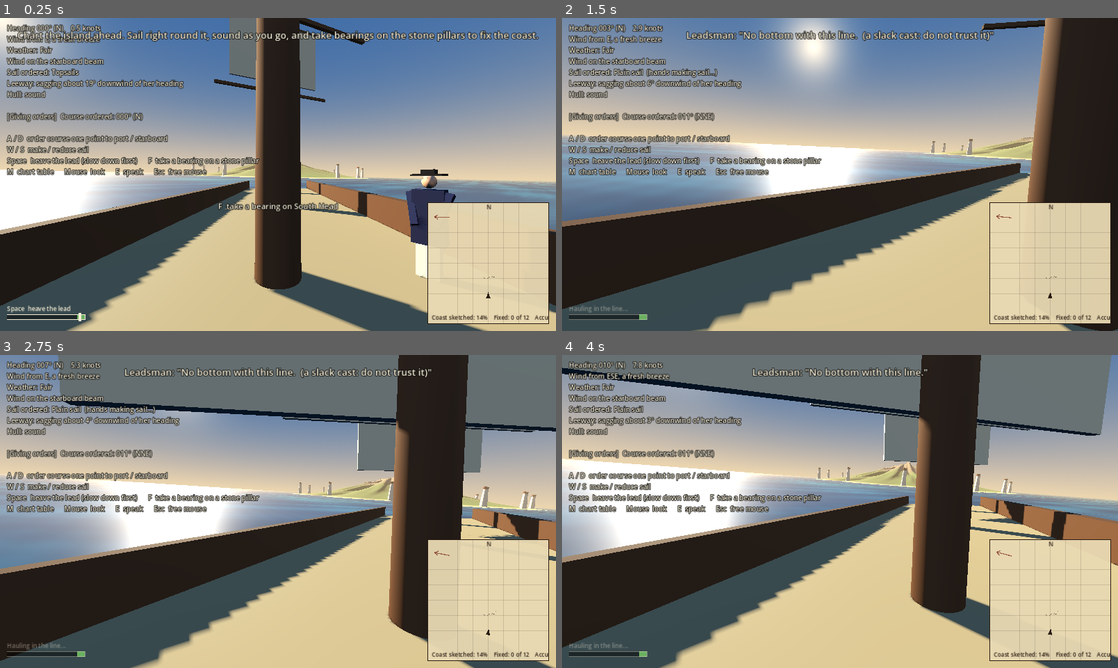
Above: before the commit, frames 1-4 (two rows, left to right).
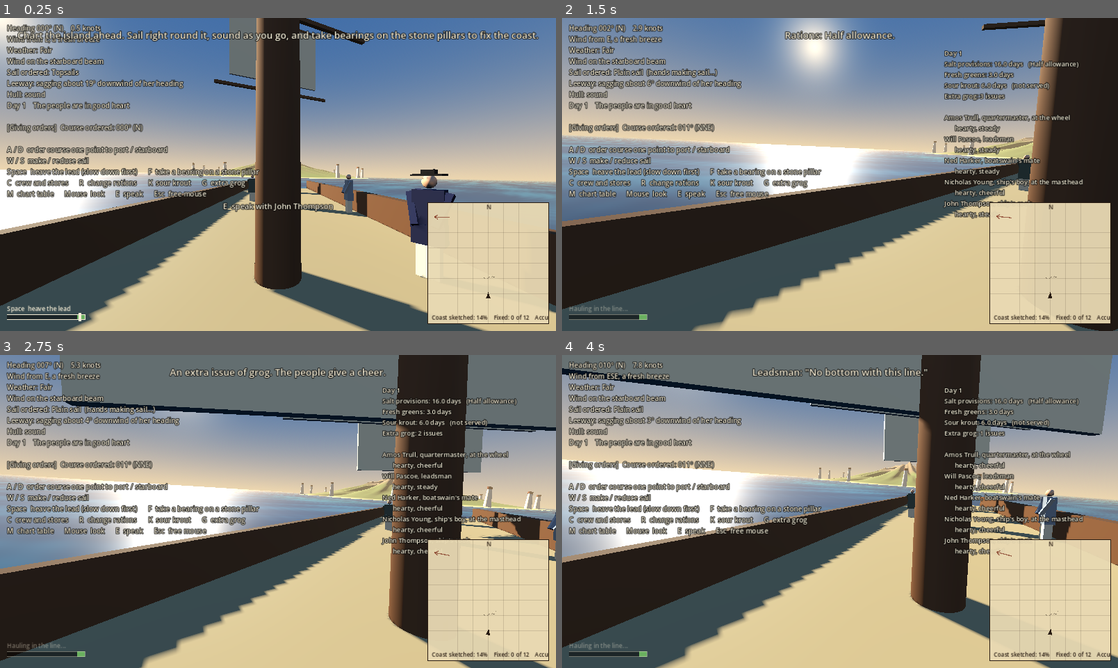
Above: after the commit, the same moments.

Repository: perkinscole/captain_cook
Game: Godot game, scene res://main.tscn
The game is run twice, just before and just after one commit, with the same random seed, the same clock (stepped at 60 frames per second) and the same inputs.
Inputs (mouse positions are in pixels of both pictures, inside the frame that each line leads up to):
- Up to frame 1 (0.25 s): no input
- Up to frame 2 (1.5 s): tap Enter at 0.5 s; move the mouse to (962, 158) at 0.52 s; hold D 0.53-1.28 s; tap C at 0.6 s; click (962, 158) at 0.67 s; tap Space at 0.77, 1.07 s; tap R at 0.8, 1.35 s; move the mouse to (812, 174) at 1.27 s; hold W from 1.28 s (still down)
- Up to frame 3 (2.75 s): keep holding W; tap Space at 1.52, 1.82 s; tap K at 1.55, 2.1 s; move the mouse to (289, 505) at 2.02 s; tap G at 2.3 s
- Up to frame 4 (4 s): keep holding W; move the mouse to (834, 517) at 2.77 s; tap G at 2.85 s; tap Space at 3.02, 3.32, 3.77 s; tap E at 3.05, 3.6 s; move the mouse to (878, 514) at 3.52 s; tap F at 3.8 s

The runs differ from the first frame. In frame 1, 5.5% of the frame differs, in the area x 1-66%, y 26-63%; in frame 2, 10%, in the area x 1-100%, y 0-100%; in frame 3, 10%; in frame 4, 9.2%.

Commit message:
Add crew and supplies: named hands, days, rations and scurvy
Five named hands stand on deck with health and morale that set how well
sails, helm, lead and lookout are worked. Days pass, greens run out,
sour krout and rations are orders, and each hand can be spoken to for a
read on the lower deck.

Co-Authored-By: Claude Fable 5.2 <noreply@anthropic.com>
Claude-Session: https://claude.ai/code/session_01G38nkShD9pJZjTbbVyrU2i

Diff:
--- /dev/null
+++ b/scripts/crew.gd
@@ -0,0 +1,119 @@
+class_name Crew
+extends Node
+## The named hands, and how their health and spirits change day by day.
+## Other systems ask efficiency(role) to learn how well a job is being done.
+##
+## Young and Thompson were real members of Endeavour's company. Trull, Pascoe
+## and Harker are invented, because the lower deck is thinly recorded.
+
+signal news(text: String)
+
+const RATION_MORALE: Array[float] = [0.0, -6.0, -12.0]  ## morale per day
+const SICK_BELOW := 45.0
+const WELL_ABOVE := 55.0
+
+var supplies: Supplies
+var hands: Array[Hand] = []
+
+
+func _ready() -> void:
+	_add("Amos Trull", "quartermaster, at the wheel", "helm", 1.2, 72.0)
+	_add("Will Pascoe", "leadsman", "lead", 1.0, 58.0)
+	_add("Ned Harker", "boatswain's mate", "sails", 0.8, 70.0)
+	_add("Nicholas Young", "ship's boy, at the masthead", "lookout", 0.9, 82.0)
+	_add("John Thompson", "ship's cook", "cook", 1.1, 68.0)
+
+
+func hand_for(role: String) -> Hand:
+	for h in hands:
+		if h.role == role:
+			return h
+	return null
+
+
+## How well a job is being done, from about 0.45 (a sick man's stand-in)
+## to 1.0 (a fit hand in good heart).
+func efficiency(role: String) -> float:
+	var h := hand_for(role)
+	if h == null:
+		return 1.0
+	if h.sick:
+		return 0.45
+	return lerpf(0.55, 1.0, h.morale / 100.0) * (0.7 + 0.3 * h.health / 100.0)
+
+
+func average_morale() -> float:
+	var total := 0.0
+	for h in hands:
+		total += h.morale
+	return total / maxf(hands.size(), 1.0)
+
+
+func sick_count() -> int:
+	var n := 0
+	for h in hands:
+		if h.sick:
+			n += 1
+	return n
+
+
+## Something happened that the whole crew feels.
+func cheer(amount: float) -> void:
+	for h in hands:
+		h.morale = clampf(h.morale + amount, 0.0, 100.0)
+
+
+## The officer stopped to speak with a hand. It counts once a day.
+func noticed(h: Hand) -> void:
+	if h.last_talked_day != supplies.day():
+		h.last_talked_day = supplies.day()
+		h.morale = clampf(h.morale + 4.0, 0.0, 100.0)
+
+
+func _process(delta: float) -> void:
+	var step := delta / Supplies.DAY_SECONDS
+	var cook_hand := hand_for("cook")
+	var good_cooking := cook_hand != null and not cook_hand.sick and not supplies.is_starving()
+
+	for h in hands:
+		if supplies.is_starving():
+			h.health -= 10.0 * step
+			h.morale -= 15.0 * step
+		if supplies.has_fresh_food():
+			h.health += 6.0 * step
+		elif supplies.days_without_fresh > 1.0:
+			h.health -= 9.0 * h.frailty * step
+
+		h.morale += RATION_MORALE[supplies.rations] * step
+		if supplies.serving_krout and supplies.greens <= 0.0 and supplies.krout > 0.0:
+			h.morale -= 2.0 * step  # nobody likes it at first
+		if good_cooking and h.morale < 70.0:
+			h.morale += 5.0 * step
+
+		h.health = clampf(h.health, 5.0, 100.0)
+		h.morale = clampf(h.morale, 0.0, 100.0)
+
+		if not h.sick and h.health < SICK_BELOW:
+			h.sick = true
+			news.emit("%s is down with scurvy and cannot stand his watch." % h.full_name)
+		elif h.sick and h.health > WELL_ABOVE:
+			h.sick = false
+			news.emit("%s is on his feet again." % h.full_name)
+
+
+func report() -> String:
+	var lines := PackedStringArray()
+	for h in hands:
+		lines.append("%s, %s" % [h.full_name, h.title])
+		lines.append("      %s, %s" % [h.health_word(), h.morale_word()])
+	return "\n".join(lines)
+
+
+func _add(full_name: String, title: String, role: String, frailty: float, morale: float) -> void:
+	var h := Hand.new()
+	h.full_name = full_name
+	h.title = title
+	h.role = role
+	h.frailty = frailty
+	h.morale = morale
+	hands.append(h)
--- a/scripts/figure.gd
+++ b/scripts/figure.gd
@@ -30,6 +30,12 @@
 }
 const EYE_HEIGHT := 1.62
 
+## Set these before adding the figure to the scene.
+var coat_color := Color(0.09, 0.12, 0.25)
+var legs_color := Color(0.85, 0.82, 0.72)
+var wears_hat: bool = true
+var idle_facing: float = 0.0  ## yaw (radians) when nobody is speaking to them
+
 var facing: float = 0.0  ## yaw (radians) the figure turns toward
 
 var _sway: Node3D
@@ -40,8 +46,8 @@
 
 
 func _ready() -> void:
-	var coat := _material(Color(0.09, 0.12, 0.25))
-	var breeches := _material(Color(0.85, 0.82, 0.72))
+	var coat := _material(coat_color)
+	var breeches := _material(legs_color)
 	var skin := _material(Color(0.80, 0.62, 0.50))
 	var black := _material(Color(0.05, 0.05, 0.06))
 	var paper := _material(Color(0.91, 0.85, 0.70))
@@ -63,8 +69,9 @@
 	face.material_override = skin
 	face.position = Vector3(0.0, 0.12, 0.0)
 	head.add_child(face)
-	_box(head, Vector3(0.44, 0.03, 0.40), Vector3(0.0, 0.23, 0.0), black)   # hat brim
-	_box(head, Vector3(0.20, 0.09, 0.20), Vector3(0.0, 0.28, 0.0), black)   # hat crown
+	if wears_hat:
+		_box(head, Vector3(0.44, 0.03, 0.40), Vector3(0.0, 0.23, 0.0), black)   # hat brim
+		_box(head, Vector3(0.20, 0.09, 0.20), Vector3(0.0, 0.28, 0.0), black)   # hat crown
 
 	var arm_l := _joint(torso, "arm_l", Vector3(-0.29, 0.58, 0.0))
 	_box(arm_l, Vector3(0.11, 0.6, 0.11), Vector3(0.0, -0.3, 0.0), coat)
@@ -73,6 +80,7 @@
 
 	_chart = _box(arm_l, Vector3(0.36, 0.015, 0.28), Vector3(0.12, -0.62, -0.06), paper)
 	set_pose("at_ease", 0.0)
+	facing = idle_facing
 	rotation.y = facing
 
 
--- /dev/null
+++ b/scripts/hand.gd
@@ -0,0 +1,32 @@
+class_name Hand
+extends RefCounted
+## One named member of the ship's company.
+
+var full_name: String = ""
+var title: String = ""       ## e.g. "quartermaster"
+var role: String = ""        ## the job they do for the ship: "helm", "lead", ...
+var health: float = 95.0     ## 0..100
+var morale: float = 70.0     ## 0..100
+var frailty: float = 1.0     ## how hard scurvy hits them
+var sick: bool = false       ## too ill to stand their watch
+var last_talked_day: int = 0
+
+
+func health_word() -> String:
+	if sick:
+		return "sick, off duty"
+	if health >= 80.0:
+		return "hearty"
+	if health >= 60.0:
+		return "well enough"
+	return "poorly"
+
+
+func morale_word() -> String:
+	if morale >= 75.0:
+		return "cheerful"
+	if morale >= 50.0:
+		return "steady"
+	if morale >= 30.0:
+		return "grumbling"
+	return "sullen"
--- a/scripts/lead_line.gd
+++ b/scripts/lead_line.gd
@@ -28,6 +28,7 @@
 ## fathoms is -1 for "no bottom".
 var soundings: Array[Dictionary] = []
 var swing: float = 0.0   ## -1 (aft) .. +1 (forward). Release near +1.
+var skill: float = 1.0   ## how good the leadsman is today, 0..1
 var busy: float = 0.0    ## seconds until the lead can be hove again
 
 var _time: float = 0.0
@@ -58,12 +59,12 @@
 	var good := swing > 0.8
 	var remark := ""
 	if good:
-		measured += _rng.randf_range(-0.3, 0.3)
+		measured += _rng.randf_range(-0.3, 0.3) / skill
 	elif swing > 0.3:
-		measured += _rng.randf_range(-1.0, 1.0) * (1.0 + 0.15 * true_depth)
+		measured += _rng.randf_range(-1.0, 1.0) * (1.0 + 0.15 * true_depth) / skill
 		remark = "  (a fair cast)"
 	else:
-		measured += _rng.randf_range(-1.0, 1.0) * (2.0 + 0.4 * true_depth)
+		measured += _rng.randf_range(-1.0, 1.0) * (2.0 + 0.4 * true_depth) / skill
 		remark = "  (a slack cast: do not trust it)"
 
 	var fathoms := roundi(maxf(measured, 0.0) / FATHOM)
--- a/scripts/main.gd
+++ b/scripts/main.gd
@@ -2,8 +2,8 @@
 ## Chart one island, then show the chart to Captain Cook.
 ## Builds the whole scene in code and wires the separate systems together:
 ## Weather -> Wind -> Ship <- ControlMode, Ship + Island -> Charting -> ChartView,
-## Seabed -> LeadLine for soundings, and Dialogue -> DialogueBox + Figure
-## for the story scene.
+## Seabed -> LeadLine for soundings, Supplies -> Crew -> how well each job is
+## done, and Dialogue -> DialogueBox + Figure for talk.
 
 const OCEAN_SHADER := preload("res://shaders/ocean.gdshader")
 const START_POSITION := Vector3(0.0, 0.0, 700.0)
@@ -22,16 +22,20 @@
 var island: Island
 var seabed: Seabed
 var lead: LeadLine
+var supplies: Supplies
+var crew: Crew
 var charting: Charting
 var chart_view: ChartView
 var camera: DeckCamera
 
-var control: ControlMode
+var control: OrdersMode
 var story := StoryState.new()
 var dialogue: Dialogue
 var dialogue_box: DialogueBox
 var cook: Figure
 var cook_in_view: bool = false
+var hand_in_view: Hand = null
+var crew_panel_open: bool = false
 var landmark_in_view: int = -1
 var groundings: int = 0
 var chart_large: bool = false
@@ -49,6 +53,10 @@
 var _lead_gauge: LeadGauge
 var _last_safe := Vector2.ZERO
 var _lookout_quiet: float = 0.0
+var _aground_lately: float = 0.0
+var _speaker: Figure
+var _hand_figures: Dictionary = {}  # Hand -> Figure
+var _crew_label: Label
 
 
 func _ready() -> void:
@@ -115,8 +123,21 @@
 
 	cook = Figure.new()
 	cook.position = COOK_POSITION
-	cook.facing = COOK_IDLE_FACING
+	cook.idle_facing = COOK_IDLE_FACING
 	ship.add_child(cook)
+
+	supplies = Supplies.new()
+	add_child(supplies)
+	supplies.news.connect(_on_news)
+	crew = Crew.new()
+	crew.supplies = supplies
+	add_child(crew)
+	crew.news.connect(_on_news)
+	_place_hand("helm", Vector3(0.0, 3.15, 13.6), 0.0, Color(0.30, 0.22, 0.16))
+	_place_hand("lead", Vector3(3.3, 3.15, 2.0), -PI * 0.5, Color(0.45, 0.50, 0.55))
+	_place_hand("sails", Vector3(-1.7, 3.15, -2.0), PI, Color(0.20, 0.30, 0.28))
+	_place_hand("cook", Vector3(1.6, 3.15, -8.5), PI, Color(0.70, 0.66, 0.58))
+	_place_hand("lookout", Vector3(0.0, 21.0, 0.7), 0.0, Color(0.55, 0.30, 0.22))
 
 	dialogue = Dialogue.new()
 	dialogue.story = story
@@ -134,6 +155,10 @@
 		control.steer(ship, delta)
 	ship.sea_state = weather.sea_state
 	charting.visibility = weather.visibility
+	ship.sail_handling = crew.efficiency("sails")
+	control.helm_skill = crew.efficiency("helm")
+	lead.skill = crew.efficiency("lead")
+	_aground_lately = maxf(0.0, _aground_lately - delta)
 
 	var here := Vector2(ship.position.x, ship.position.z)
 	var depth := seabed.depth_at(here)
@@ -144,8 +169,9 @@
 
 	# In clear weather the masthead lookout can see pale water ahead.
 	_lookout_quiet -= delta
-	if _lookout_quiet <= 0.0 and weather.visibility > 0.7 and ship.speed > 0.5:
-		var ahead := here + Compass.to_vector(ship.heading_deg) * 110.0
+	var sharp := crew.efficiency("lookout")  # a sick or miserable lookout sees less far
+	if _lookout_quiet <= 0.0 and weather.visibility > 0.7 and ship.speed > 0.5 and sharp > 0.5:
+		var ahead := here + Compass.to_vector(ship.heading_deg) * 120.0 * sharp
 		if seabed.depth_at(ahead) < Seabed.SHIP_DRAUGHT + 1.0:
 			_lookout_quiet = 10.0
 			_say("Masthead: \"Pale water dead ahead!\"", 5.0)
@@ -157,13 +183,17 @@
 
 	var to_cook := (ship.to_global(cook.eye_position()) - camera.global_position).normalized()
 	cook_in_view = to_cook.dot(-camera.global_transform.basis.z) > 0.93
-	if dialogue.active:
-		camera.ease_toward(cook.eye_position(), 1.0 - exp(-3.0 * delta))
+	hand_in_view = null if cook_in_view else _find_hand_in_view()
+	if dialogue.active and _speaker != null:
+		camera.ease_toward(_speaker.eye_position(), 1.0 - exp(-3.0 * delta))
 	_hud.visible = not dialogue.active
-	landmark_in_view = -1 if cook_in_view else _find_landmark_in_view()
-	_prompt_label.visible = not dialogue.active and (cook_in_view or landmark_in_view >= 0)
+	var someone := cook_in_view or hand_in_view != null
+	landmark_in_view = -1 if someone else _find_landmark_in_view()
+	_prompt_label.visible = not dialogue.active and (someone or landmark_in_view >= 0)
 	if cook_in_view:
 		_prompt_label.text = "E  speak with Captain Cook"
+	elif hand_in_view != null:
+		_prompt_label.text = "E  speak with %s" % hand_in_view.full_name
 	elif landmark_in_view >= 0:
 		_prompt_label.text = "F  take a bearing on %s" % island.landmark_name(landmark_in_view)
 	_lead_gauge.visible = not dialogue.active
@@ -179,12 +209,14 @@
 		_sail_line(),
 		_warning_line(),
 		"Hull: %s" % ("sound" if groundings == 0 else "strained (aground %d times)" % groundings),
+		_crew_line(),
 		"",
 		"[%s]  %s" % [mode.mode_name(), mode.status(ship)],
 		"",
 		mode.help(),
 		"W / S  make / reduce sail",
 		"Space  heave the lead (slow down first)      F  take a bearing on a stone pillar",
+		"C  crew and stores      R  change rations      K  sour krout      G  extra grog",
 		"M  chart table      Mouse  look      E  speak      Esc  free mouse",
 	])
 	_hud.text = "\n".join(lines)
@@ -196,6 +228,10 @@
 	var side := minf(view.x, view.y) - 80.0 if chart_large else 280.0
 	chart_view.size = Vector2(side, side)
 	_lead_gauge.position = Vector2(16.0, view.y - 60.0)
+	_crew_label.visible = crew_panel_open and not dialogue.active
+	_crew_label.position = Vector2(view.x - 400.0, 70.0)
+	if _crew_label.visible:
+		_crew_label.text = supplies.report() + "\n\n" + crew.report()
 	if chart_large:
 		chart_view.position = (view - chart_view.size) * 0.5
 	else:
@@ -223,9 +259,30 @@
 		KEY_E:
 			if cook_in_view:
 				_speak_with_cook()
+			elif hand_in_view != null:
+				_speak_with_hand(hand_in_view)
+		KEY_C:
+			crew_panel_open = not crew_panel_open
+		KEY_R:
+			supplies.cycle_rations()
+			_say("Rations: %s." % Supplies.RATION_NAMES[supplies.rations], 4.0)
+		KEY_K:
+			supplies.serving_krout = not supplies.serving_krout
+			_say("Sour krout will be served with dinner." if supplies.serving_krout
+					else "No more sour krout at dinner.", 4.0)
+		KEY_G:
+			if supplies.grog > 0:
+				supplies.grog -= 1
+				crew.cheer(12.0)
+				_say("An extra issue of grog. The people give a cheer.", 5.0)
+			else:
+				_say("There is no grog to spare.", 4.0)
 		KEY_F:
 			if landmark_in_view >= 0:
+				var fixed_before := charting.fixed_count()
 				_say(charting.take_bearing(landmark_in_view), 7.0)
+				if charting.fixed_count() > fixed_before:
+					crew.cheer(1.5)  # the work is going well, and they can see it
 		KEY_SPACE:
 			lead.heave()
 		KEY_M:
@@ -250,9 +307,21 @@
 		dialogue.choose(key - KEY_1)
 
 
+func _speak_with_hand(h: Hand) -> void:
+	_speaker = _hand_figures[h]
+	_speaker.facing = camera.yaw_to_face_me(_speaker.position)
+	crew.noticed(h)
+	var line := CrewLines.line_for(h, supplies, weather.visibility < 0.6, _aground_lately > 0.0)
+	dialogue.start({
+		"start": "line",
+		"nodes": {"line": {"who": "%s, %s" % [h.full_name, h.title], "text": line}},
+	})
+
+
 func _speak_with_cook() -> void:
 	chart_large = false
 	ship.hove_to = true
+	_speaker = cook
 	cook.facing = camera.yaw_to_face_me(cook.position)
 	if not charting.complete:
 		dialogue.start(CookScenes.ORDERS)
@@ -268,18 +337,23 @@
 
 func _on_dialogue_line() -> void:
 	dialogue_box.refresh()
-	cook.set_pose(dialogue.pose)
+	if _speaker != null:
+		_speaker.set_pose(dialogue.pose)
 
 
 func _on_dialogue_finished() -> void:
 	ship.hove_to = false
-	cook.facing = COOK_IDLE_FACING
-	cook.set_pose("at_ease")
+	if _speaker != null:
+		_speaker.facing = _speaker.idle_facing
+		_speaker.set_pose("at_ease")
+	if _speaker != cook:
+		return
 	chart_view.dot_guesses = story.has_flag("chart_dotted")
 	if story.has_flag("chart_shown") and not story.has_flag("chart_scene_done"):
 		story.flags["chart_scene_done"] = true
 		chart_large = true
 		if story.has_flag("chart_dotted"):
+			crew.cheer(3.0)
 			_say("The doubtful coast is pricked in with dots.  (M to put the chart away)", 12.0)
 		else:
 			_say("The chart stands as you drew it.  (M to put the chart away)", 12.0)
@@ -292,12 +366,58 @@
 			20.0)
 
 
+func _on_news(text: String) -> void:
+	_say(text, 8.0)
+
+
+func _crew_line() -> String:
+	var mood := "in good heart"
+	if crew.average_morale() < 35.0:
+		mood = "sullen"
+	elif crew.average_morale() < 55.0:
+		mood = "grumbling"
+	var text := "Day %d    The people are %s" % [supplies.day(), mood]
+	if crew.sick_count() > 0:
+		text += ", %d sick" % crew.sick_count()
+	if not supplies.has_fresh_food():
+		text += "    No fresh food!"
+	return text
+
+
+func _place_hand(role: String, at: Vector3, facing: float, coat: Color) -> void:
+	var h := crew.hand_for(role)
+	var figure := Figure.new()
+	figure.position = at
+	figure.idle_facing = facing
+	figure.coat_color = coat
+	figure.legs_color = Color(0.80, 0.76, 0.66)
+	figure.wears_hat = false
+	ship.add_child(figure)
+	_hand_figures[h] = figure
+
+
+func _find_hand_in_view() -> Hand:
+	var eye := camera.global_position
+	var looking := -camera.global_transform.basis.z
+	var best: Hand = null
+	var best_dot := 0.975
+	for h: Hand in _hand_figures:
+		var figure: Figure = _hand_figures[h]
+		var d := (ship.to_global(figure.eye_position()) - eye).normalized().dot(looking)
+		if d > best_dot:
+			best_dot = d
+			best = h
+	return best
+
+
 func _on_cast_made(cry: String) -> void:
 	_say("Leadsman: \"%s\"" % cry, 6.0)
 
 
 func _run_aground() -> void:
 	groundings += 1
+	_aground_lately = 90.0
+	crew.cheer(-8.0)
 	ship.run_aground(Vector3(_last_safe.x, 0.0, _last_safe.y))
 	ship.heading_deg = Compass.from_vector(seabed.deeper_direction(_last_safe))
 	ship.set_sail(1)
@@ -328,6 +448,8 @@
 		Weather.State.SQUALL:
 			_say("The squall is on us! Mind the wind shift.", 6.0)
 		Weather.State.CLEARING:
+			if ship.sail_limit == Ship.MAX_SAIL:
+				crew.cheer(3.0)  # came through it with nothing carried away
 			_say("It is blowing over.", 5.0)
 		Weather.State.MIST:
 			_say("Mist is closing in. You must stand closer in to fix the coast.", 8.0)
@@ -336,6 +458,7 @@
 
 
 func _on_sail_carried_away() -> void:
+	crew.cheer(-4.0)
 	_say("A sail has blown out of its bolt-ropes! She is down to topsails.", 8.0)
 
 
@@ -473,6 +596,9 @@
 	dialogue_box.dialogue = dialogue
 	layer.add_child(dialogue_box)
 
+	_crew_label = _label(15)
+	layer.add_child(_crew_label)
+
 	_lead_gauge = LeadGauge.new()
 	_lead_gauge.lead = lead
 	layer.add_child(_lead_gauge)
--- a/scripts/orders_mode.gd
+++ b/scripts/orders_mode.gd
@@ -5,6 +5,7 @@
 const POINT_DEG := 11.25  # one point of the compass
 
 var ordered_deg: float = 0.0
+var helm_skill: float = 1.0  ## how quickly the helmsman answers, 0..1
 
 
 func mode_name() -> String:
@@ -38,4 +39,4 @@
 	var wanted := clampf(error / 12.0, -1.0, 1.0)
 	if ship.has_sternway():
 		wanted = -wanted  # the helmsman knows to reverse the wheel going astern
-	ship.rudder = move_toward(ship.rudder, wanted, 2.0 * delta)
+	ship.rudder = move_toward(ship.rudder, wanted * helm_skill, 2.0 * helm_skill * delta)
--- a/scripts/ship.gd
+++ b/scripts/ship.gd
@@ -35,6 +35,7 @@
 var sea_state: float = 0.0    ## 0 = easy swell, 1 = steep sea. Motion only.
 var leeway_deg: float = 0.0   ## how far her real track sags downwind of her heading
 var strain: float = 0.0       ## seconds spent over-pressed
+var sail_handling: float = 1.0  ## how smartly the hands work the sails, 0..1
 var hove_to: bool = false     ## lying stopped with a topsail backed, e.g. to talk
 
 var _time: float = 0.0
@@ -104,7 +105,7 @@
 	# The hands take time to make or shorten sail. Taking it in is quicker.
 	var wanted_canvas := SAIL_AREA[sail]
 	var rate := 0.12 if wanted_canvas > canvas else 0.2
-	canvas = move_toward(canvas, wanted_canvas, rate * delta)
+	canvas = move_toward(canvas, wanted_canvas, rate * sail_handling * delta)
 
 	# Drive from the sails. Aback, the wind pushes her slowly astern.
 	var push := HULL_SPEED * (1.0 - exp(-wind.strength * canvas * 1.3 / 8.0))
--- /dev/null
+++ b/scripts/supplies.gd
@@ -0,0 +1,79 @@
+class_name Supplies
+extends Node
+## The ship's stores and the passing of days. Time is squeezed: one ship's
+## day lasts DAY_SECONDS of play.
+##
+## Scurvy is the slow danger. It comes from weeks without fresh food. Cook
+## fought it with fresh greens whenever he could get them and with casks of
+## sour krout (pickled cabbage) when he could not.
+
+signal news(text: String)
+
+const DAY_SECONDS := 120.0
+const RATION_NAMES: Array[String] = ["Full allowance", "Two-thirds allowance", "Half allowance"]
+const RATION_RATE: Array[float] = [1.0, 0.667, 0.5]
+
+var days: float = 0.0          ## days since the survey began
+var greens: float = 3.0        ## days of fresh greens left
+var krout: float = 6.0         ## days of sour krout left, when it is served
+var provisions: float = 8.0    ## days of salt meat and biscuit at full allowance
+var grog: int = 3              ## extra issues of grog in hand
+var rations: int = 0           ## index into RATION_NAMES
+var serving_krout: bool = false
+var days_without_fresh: float = 0.0
+
+
+func day() -> int:
+	return int(days) + 1
+
+
+func has_fresh_food() -> bool:
+	return greens > 0.0 or (serving_krout and krout > 0.0)
+
+
+func is_starving() -> bool:
+	return provisions <= 0.0
+
+
+func cycle_rations() -> void:
+	rations = (rations + 1) % RATION_NAMES.size()
+
+
+func _process(delta: float) -> void:
+	var step := delta / DAY_SECONDS
+	days += step
+
+	if greens > 0.0:
+		greens -= step
+		if greens <= 0.0:
+			greens = 0.0
+			news.emit("The last of the fresh greens are eaten. Scurvy will follow "
+					+ "unless the sour krout is served (K).")
+	elif serving_krout and krout > 0.0:
+		krout -= step
+		if krout <= 0.0:
+			krout = 0.0
+			news.emit("The sour krout cask is empty.")
+
+	if has_fresh_food():
+		days_without_fresh = 0.0
+	else:
+		days_without_fresh += step
+
+	if provisions > 0.0:
+		provisions -= step * RATION_RATE[rations]
+		if provisions <= 0.0:
+			provisions = 0.0
+			news.emit("The bread room is empty. The people are going hungry.")
+
+
+func report() -> String:
+	var lines := PackedStringArray([
+		"Day %d" % day(),
+		"Salt provisions: %.1f days   (%s)" % [
+			provisions / RATION_RATE[rations], RATION_NAMES[rations]],
+		"Fresh greens: %.1f days" % greens,
+		"Sour krout: %.1f days   (%s)" % [krout, "being served" if serving_krout else "not served"],
+		"Extra grog: %d issues" % grog,
+	])
+	return "\n".join(lines)
--- /dev/null
+++ b/story/crew_lines.gd
@@ -0,0 +1,81 @@
+class_name CrewLines
+extends RefCounted
+## What each hand says when spoken to. One line, chosen by how they are and
+## what is going on. It is the player's read on the mood of the lower deck.
+##
+## PLACEHOLDER WRITING. Trull, Pascoe and Harker are invented. Young and
+## Thompson were real, but their words here are not from any record. The sour
+## krout detail is recorded: Cook had it served at the officers' table so
+## that the men would want it too.
+
+const LINES := {
+	"helm": {
+		"sick": "My gums are sore and my old wounds ache, sir. It is the scurvy. "
+				+ "I have had it before, under worse captains.",
+		"aground": "Coral, sir. It will open her like a knife. I would keep the lead going.",
+		"low": "The people are grumbling, sir. Short commons and long days. "
+				+ "I have seen where that road goes.",
+		"good": "She steers sweet today, sir. I have served captains who would flog a "
+				+ "man for a shivering sail. This one asks why it shivered.",
+	},
+	"lead": {
+		"sick": "My arms are like wet rope, sir. I cannot swing the lead true.",
+		"aground": "I am sorry, sir. I had no cast of the lead before she struck.",
+		"low": "My uncle signed me aboard, sir. I did not ask for the sea, "
+				+ "and it did not ask for me.",
+		"good": "Call for the lead when you want it, sir. I never thought to be good "
+				+ "at anything aboard, but I can find the bottom.",
+	},
+	"sails": {
+		"sick": "I am not fit to go aloft, sir, and half my topmen are no better. "
+				+ "You will wait for your canvas today.",
+		"aground": "We hauled her off, sir, but the hands will not thank us for another.",
+		"low": "They are slow to the braces and they look at me sideways. "
+				+ "Sullen men make slow sail.",
+		"good": "The hands are lively aloft, sir. Call for sail and you shall have it smartly.",
+	},
+	"lookout": {
+		"sick": "My eyes swim, sir. I would not swear to what I see.",
+		"thick": "I cannot see the jib-boom in this, sir! You must trust the lead.",
+		"aground": "I never saw it, sir. The water was all one colour.",
+		"low": "It is cold up here, sir, and a long way down.",
+		"good": "I can see clear to the edge of the world from here, sir! "
+				+ "Pale water shows as plain as milk.",
+	},
+	"cook": {
+		"sick": "I can barely lift the kettle, sir. The people will eat cold today.",
+		"hungry": "There is nothing left to boil, sir. Not a biscuit.",
+		"krout": "They pull faces at the sour krout, but they eat it. The captain has it "
+				+ "served at his own table, and that settles the matter.",
+		"no_fresh": "The greens are gone, sir. Salt beef and biscuit now. The captain "
+				+ "swears by the sour krout, if the men will eat it.",
+		"short": "Two-thirds of a man's allowance makes two-thirds of a man, sir.",
+		"low": "A sour mess deck, sir. I hear all of it over the coppers.",
+		"good": "Fresh greens in the kettle and no complaints, sir. "
+				+ "A fed ship is a quiet ship.",
+	},
+}
+
+
+## Picks the line for a hand. `thick` = poor visibility, `aground` = she has
+## struck lately.
+static func line_for(h: Hand, supplies: Supplies, thick: bool, aground: bool) -> String:
+	var lines: Dictionary = LINES[h.role]
+	var key := "good"
+	if h.sick:
+		key = "sick"
+	elif h.role == "cook" and supplies.is_starving():
+		key = "hungry"
+	elif h.role == "lookout" and thick:
+		key = "thick"
+	elif aground and lines.has("aground"):
+		key = "aground"
+	elif h.role == "cook" and supplies.greens <= 0.0 and supplies.serving_krout:
+		key = "krout"
+	elif h.role == "cook" and supplies.greens <= 0.0:
+		key = "no_fresh"
+	elif h.role == "cook" and supplies.rations > 0:
+		key = "short"
+	elif h.morale < 50.0:
+		key = "low"
+	return lines[key]
